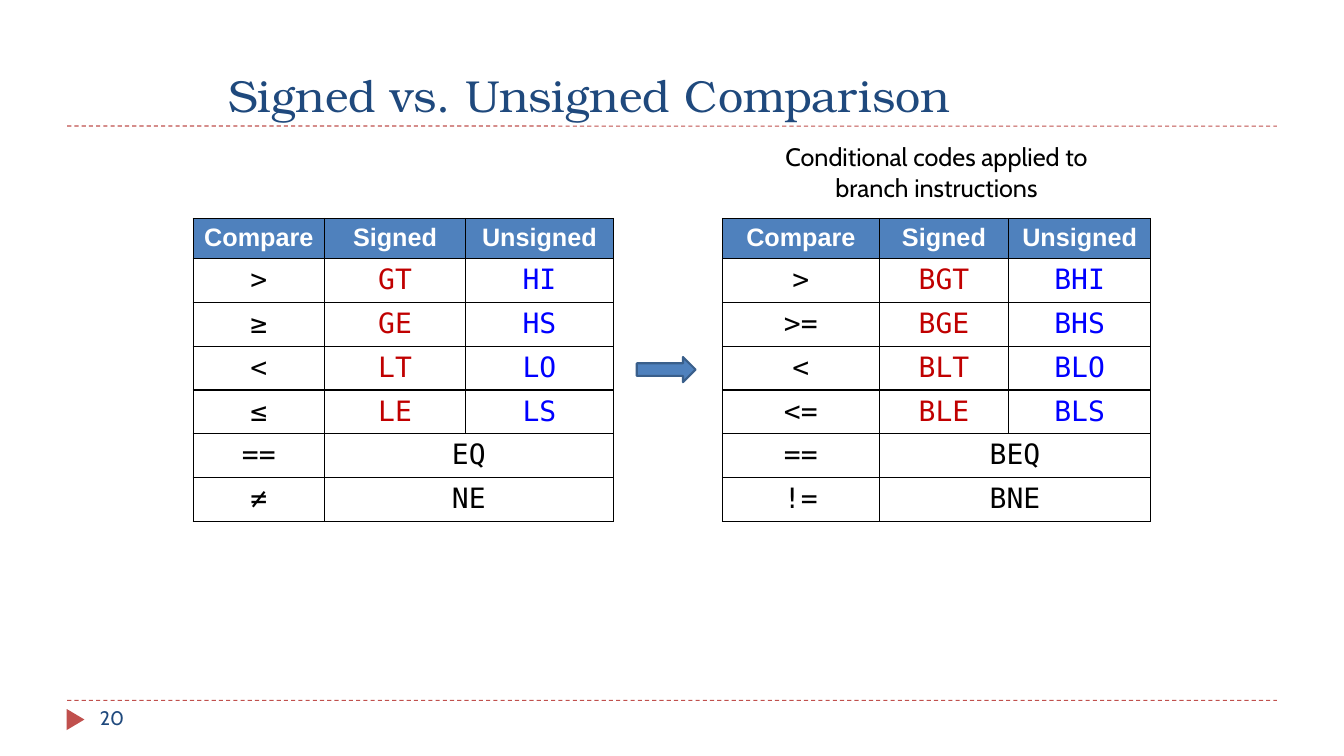
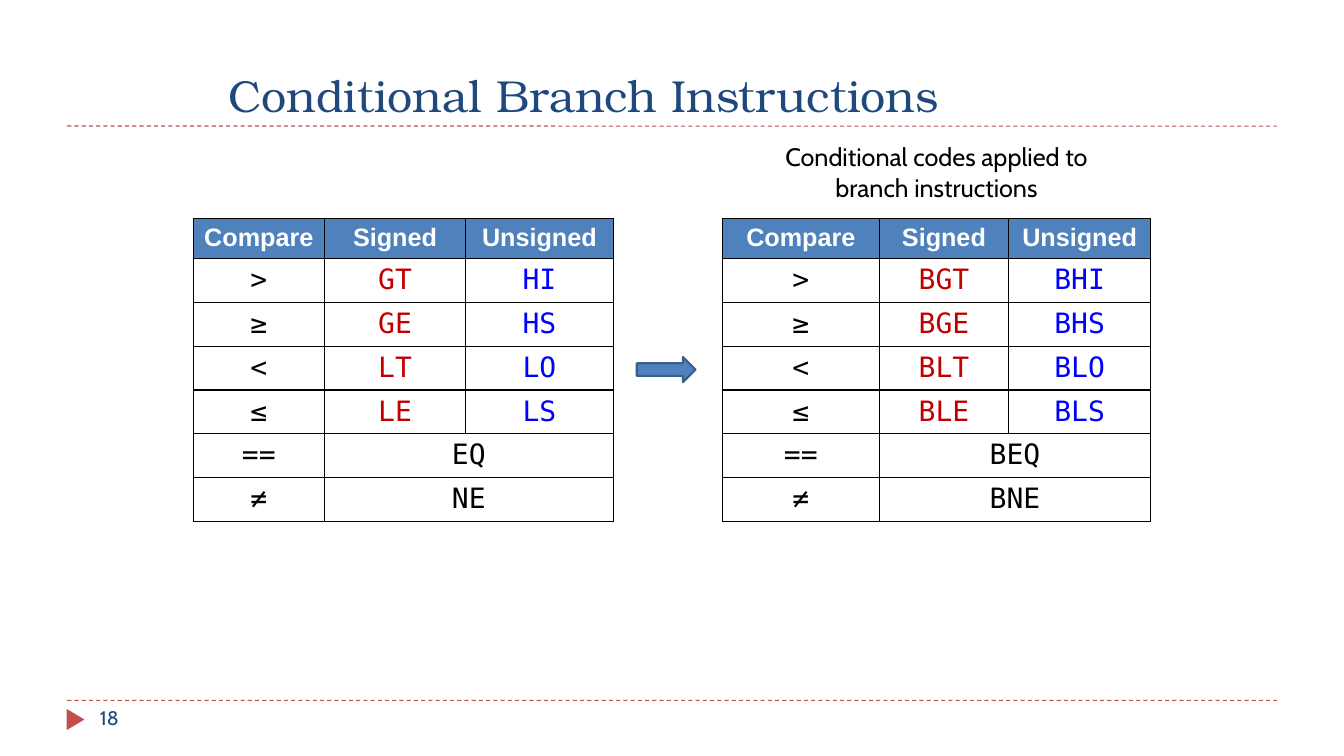
Before and after one commit to guhofstra/CSC111Fa25, a slide deck: slide 18 of PPTs/Ch6_ARM_Control_Flow.pptx (slide 20 before the commit). Drawn at 1344x756 pixels with LibreOffice and Linux fonts; fonts in the diff are those of the drawing. Boxes give left, top, right and bottom in pixels: in the first picture for what was removed or moved away, otherwise in the second. Text is boxed around its words. In the diff, an @@ line names an element or a change of style, - is before the commit and + after.

```diff
--- a/PPTs/Ch6_ARM_Control_Flow.pptx
+++ b/PPTs/Ch6_ARM_Control_Flow.pptx
@@ title at (x1=228, y1=80, x2=938, y2=113): text changed @@
-Signed vs. Unsigned Comparison
+Conditional Branch Instructions
@@ table at (x1=723, y1=219, x2=1151, y2=521) @@
-row 3, column 1: >=
+row 3, column 1: ≥
-row 5, column 1: <=
+row 5, column 1: ≤
-row 7, column 1: !=
+row 7, column 1: ≠
@@ page number at (x1=100, y1=711, x2=119, y2=726): text changed @@
-20
+18
```
Also in this commit, not shown: 8 other slides changed, 1 slide added, 3 slides removed, 9 other files.
